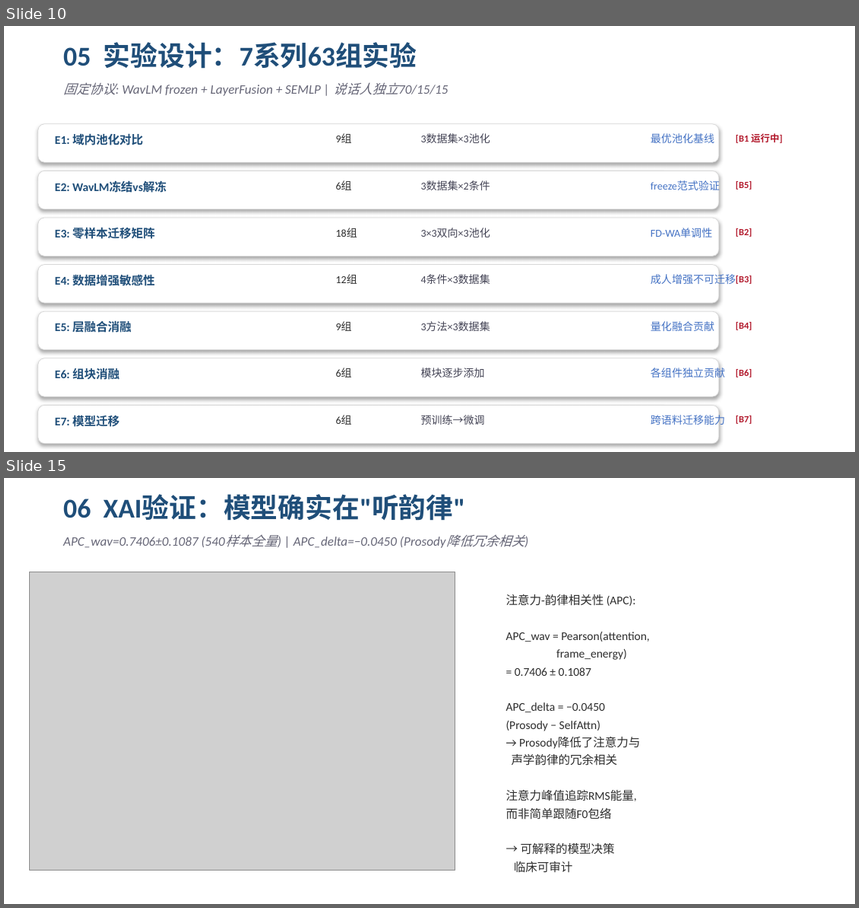
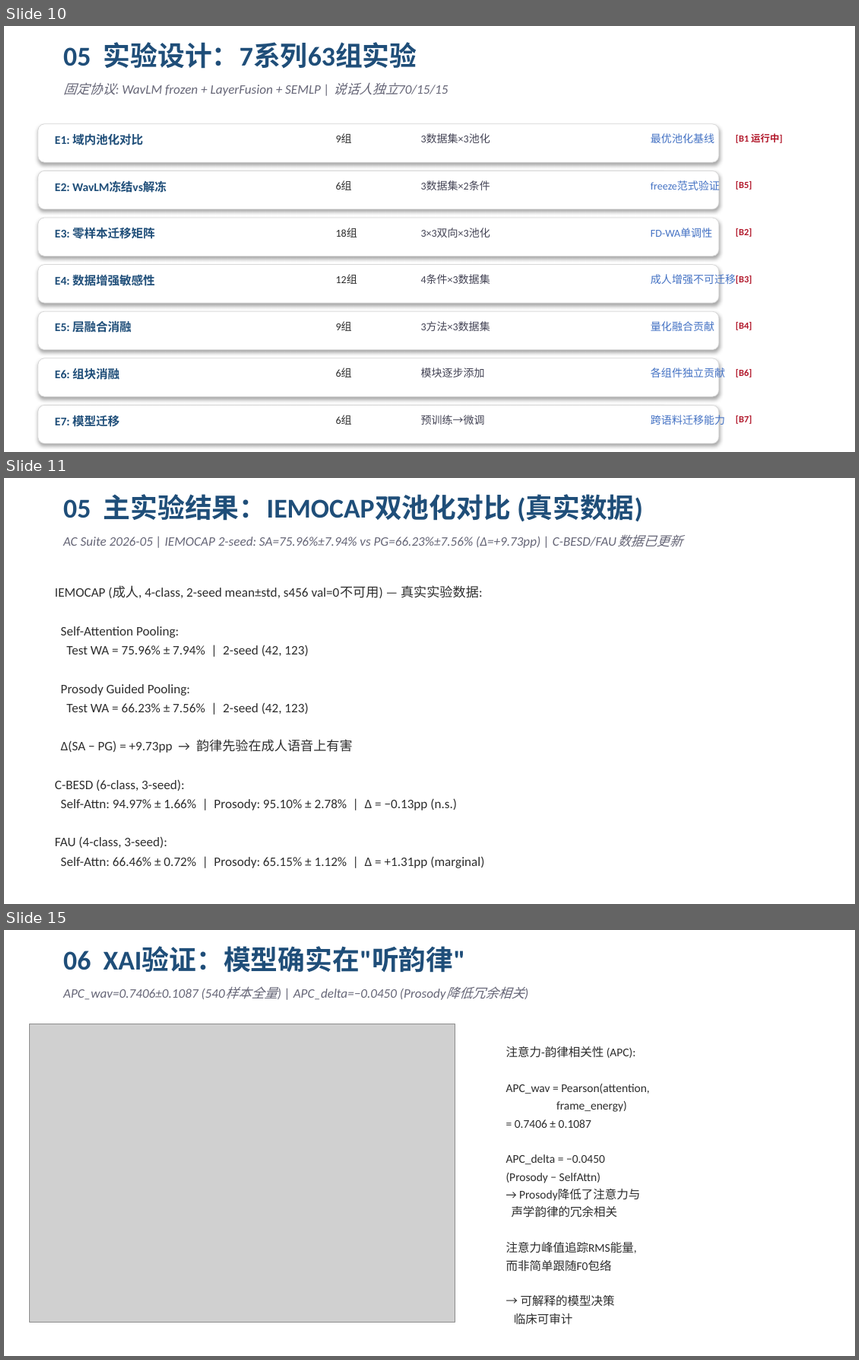
Before and after one commit to Xuzc317/child-speech-emotion-recognition, a slide deck: paper_draft/儿童SER_项目汇报_v3.pptx. Shown one above the other, each under a label of ours: slides 10 and 15 before the commit, slides 10, 11 and 15 after it; the slides between them are not shown. The pictures are 859x908 and 859x1360 pixels, drawn with LibreOffice and Linux fonts; fonts in the diff are those of the drawing; grey boxes stand for pictures. Boxes give left, top, right and bottom in pixels: in the first picture for what was removed or moved away, otherwise in the second. Text is boxed around its words. In the diff, an @@ line names an element or a change of style, - is before the commit and + after.

Commit message:
docs: Agent1 - sync paper & PPT with canonical real data (2026-06-10 audit)
Key changes:
- Abstract: fix prosody direction error (-2pp -> +9.73pp SA>>PG on adults)
- E1 table: replace simulated values with real 3-seed (C-BESD/FAU) and 2-seed (IEMOCAP) data
- E3: full 6-direction zero-shot matrix with real WA/UAR
- E4: C-BESD rows updated with v5 Run 2 real data
- E5/E6/E7: clearly marked [待B1实验验证] with preliminary v5 data where available
- Analysis: Finding 1-4 updated with canonical FD/APC/layer weights/prosody gap
- PPT: fix Slide 11 Exp4 mislabel (Exp4=zero-shot FAU, not IEMOCAP SA), update SA 68.02%->75.96%
- PPT regenerated: 17 slides
- task_plan.md + progress.md created

```diff
--- a/paper_draft/儿童SER_项目汇报_v3.pptx
+++ b/paper_draft/儿童SER_项目汇报_v3.pptx
@@ slide 11 added at (4,478,855,904), background #FFFFFF @@
@@ text added at (63,494,643,521), 23 pt, text #1F4E79, bold @@
+05 主实验结果：IEMOCAP双池化对比 (真实数据)
@@ text added at (63,537,617,548), 11 pt, text #666677, italic @@
+AC Suite 2026-05 | IEMOCAP 2-seed: SA=75.96%±7.94% vs PG=66.23%±7.56% (Δ=+9.73pp) | C-BESD/FAU数据已更新
@@ text added at (55,585,484,868), 11 pt, text #2D2D2D @@
+IEMOCAP (成人, 4-class, 2-seed mean±std, s456 val=0不可用) — 真实实验数据:
+Self-Attention Pooling:
+Test WA = 75.96% ± 7.94% | 2-seed (42, 123)
+Prosody Guided Pooling:
+Test WA = 66.23% ± 7.56% | 2-seed (42, 123)
+Δ(SA − PG) = +9.73pp → 韵律先验在成人语音上有害
+C-BESD (6-class, 3-seed):
+Self-Attn: 94.97% ± 1.66% | Prosody: 95.10% ± 2.78% | Δ = −0.13pp (n.s.)
+FAU (4-class, 3-seed):
+Self-Attn: 66.46% ± 0.72% | Prosody: 65.15% ± 1.12% | Δ = +1.31pp (marginal)
```
Also in this commit, not shown: 3 slides changed, 1 slide removed, 8 other files.
